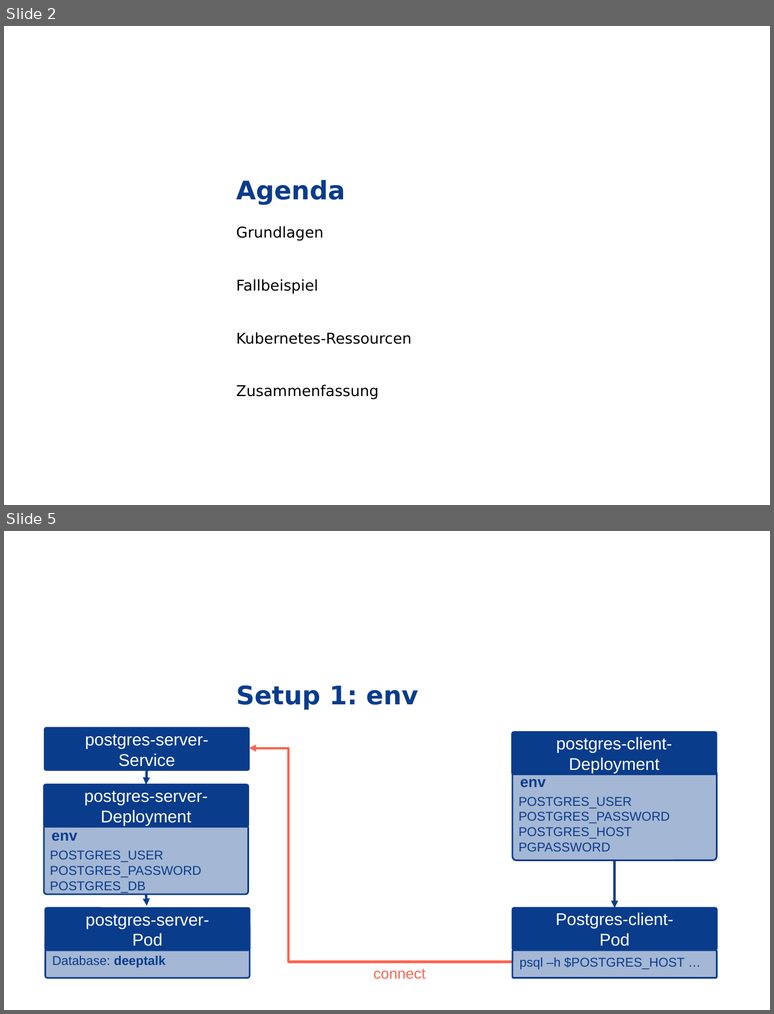
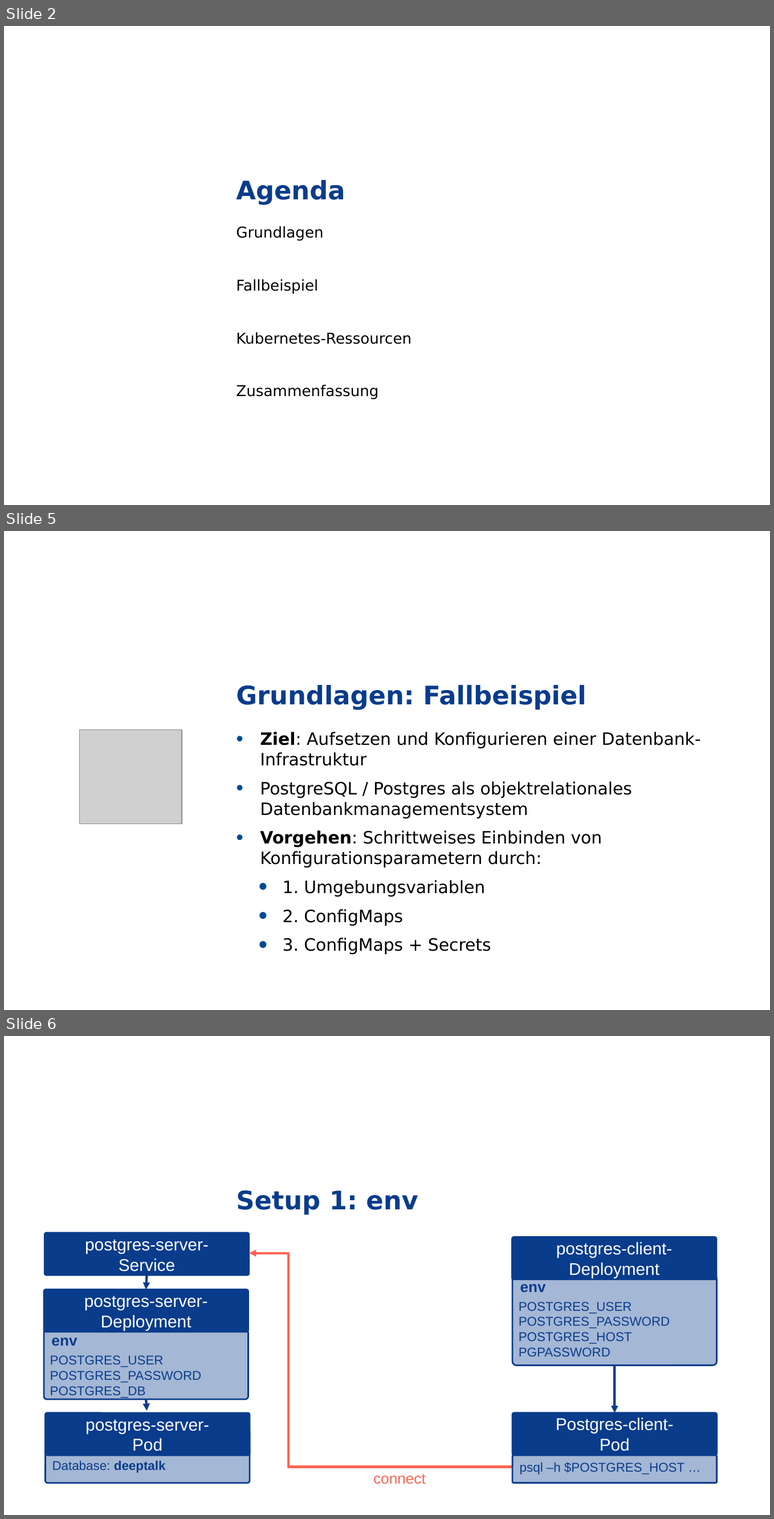
Before and after one commit to grothesk/deepshore-labs, a slide deck: 04-configmaps-und-secrets/deeptalk-04-fb.pptx. Shown one above the other, each under a label of ours: slides 2 and 5 before the commit, slides 2, 5 and 6 after it; the slides between them are not shown. The pictures are 774x1014 and 774x1519 pixels, drawn with LibreOffice and Linux fonts; fonts in the diff are those of the drawing; grey boxes stand for pictures; background and template pictures are left out. Boxes give left, top, right and bottom in pixels: in the first picture for what was removed or moved away, otherwise in the second. Text is boxed around its words. In the diff, an @@ line names an element or a change of style, - is before the commit and + after.

```diff
--- a/04-configmaps-und-secrets/deeptalk-04-fb.pptx
+++ b/04-configmaps-und-secrets/deeptalk-04-fb.pptx
@@ slide 5 added at [4, 531, 770, 1010], background picture (left out); not listed: 1 template element that a slide beside it also shows @@
@@ title added at [236, 685, 586, 710], 24 pt, text #0A3C8C, bold @@
+Grundlagen: Fallbeispiel
@@ picture added at [79, 729, 182, 823] @@
@@ text added at [260, 732, 701, 955], 16 pt, text #000000 @@
+• Ziel: Aufsetzen und Konfigurieren einer Datenbank-Infrastruktur
+• PostgreSQL / Postgres als objektrelationales Datenbankmanagementsystem
+• Vorgehen: Schrittweises Einbinden von Konfigurationsparametern durch:
+  • 1. Umgebungsvariablen
+  • 2. ConfigMaps
+  • 3. ConfigMaps + Secrets
@@ what was slide 5 is now slide 6 @@
```
Also in this commit, not shown: 2 slides changed, 1 other slide added, 1 slide removed, 1 other file.
